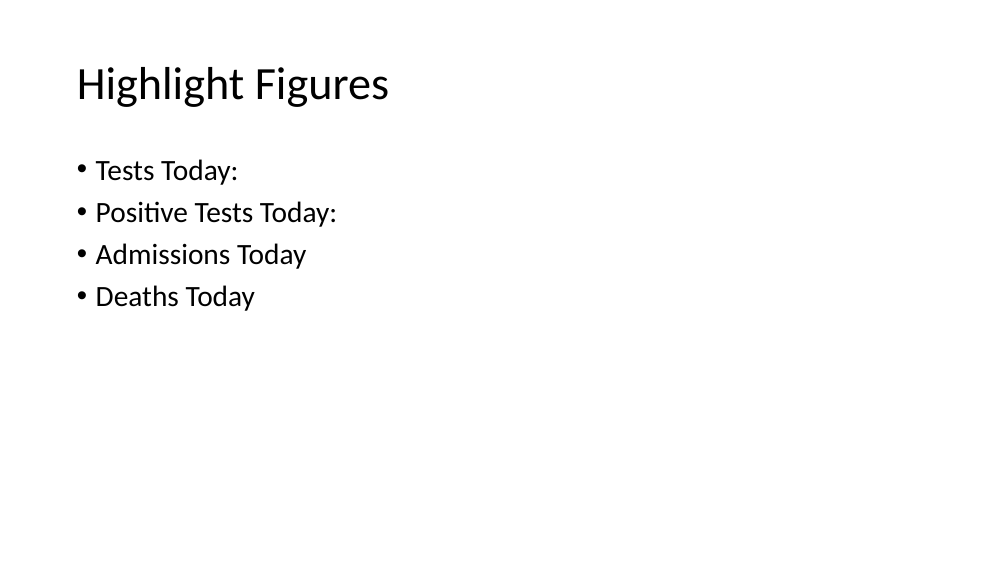
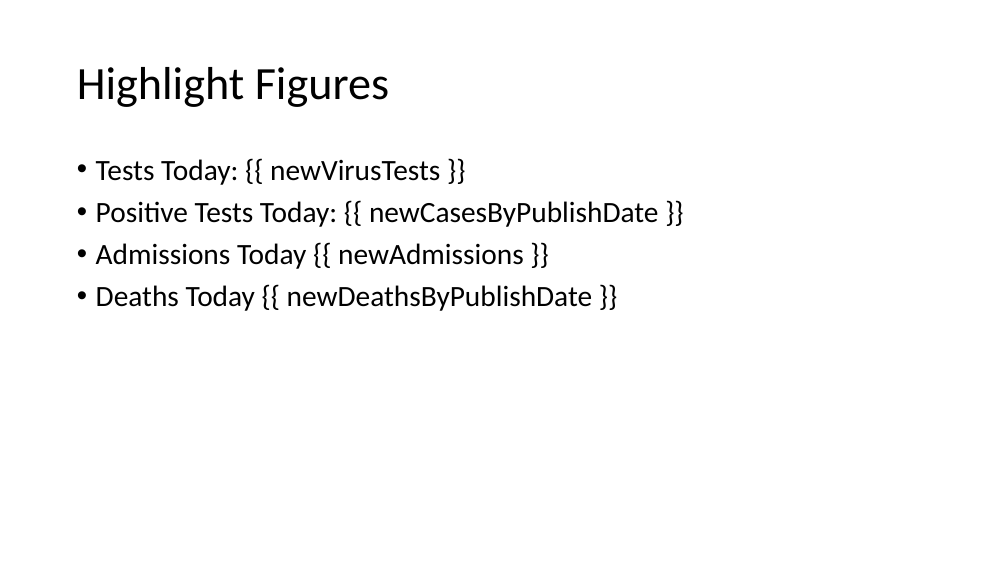
Before and after one commit to evolvedlight/uk_covid_slides, a slide deck: slide 2 of UK Covid Figures.pptx. Drawn at 1008x567 pixels with LibreOffice and Linux fonts; fonts in the diff are those of the drawing. Boxes give left, top, right and bottom in pixels: in the first picture for what was removed or moved away, otherwise in the second. Text is boxed around its words. In the diff, an @@ line names an element or a change of style, - is before the commit and + after.

Commit message:
Update slides

```diff
--- a/UK Covid Figures.pptx
+++ b/UK Covid Figures.pptx
@@ text at box(96, 159, 659, 311): text changed @@
-• Tests Today:
-• Positive Tests Today:
-• Admissions Today
-• Deaths Today
+• Tests Today: {{ newVirusTests }}
+• Positive Tests Today: {{ newCasesByPublishDate }}
+• Admissions Today {{ newAdmissions }}
+• Deaths Today {{ newDeathsByPublishDate }}
```
